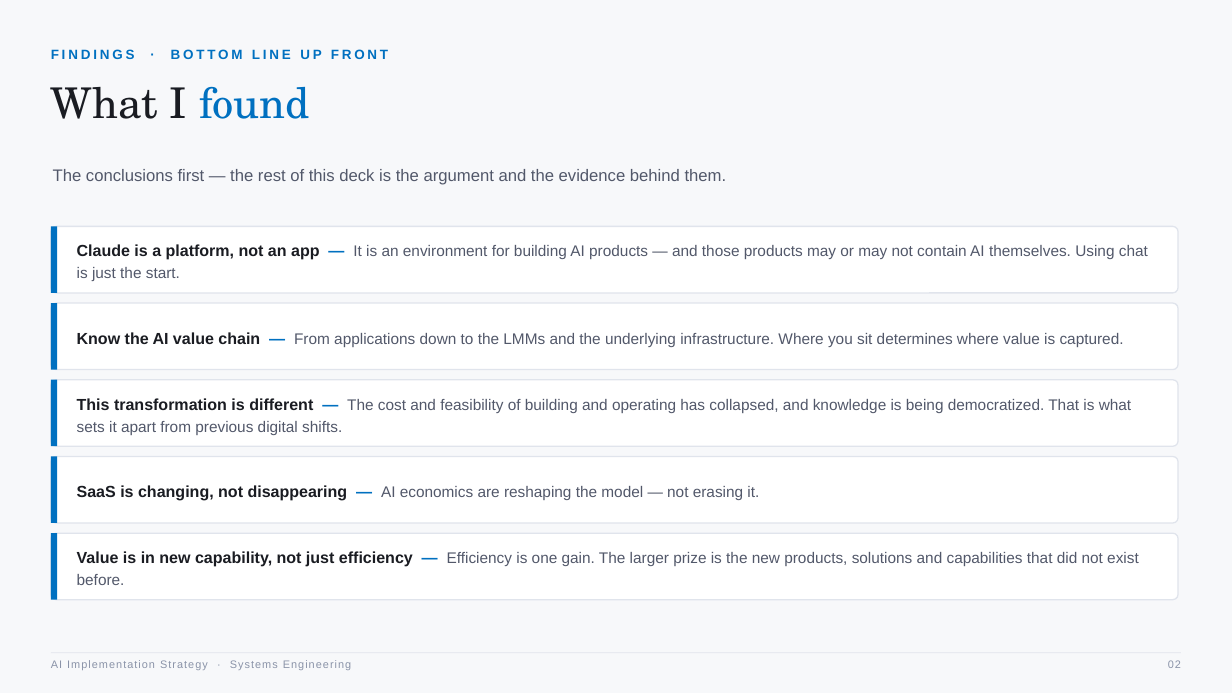
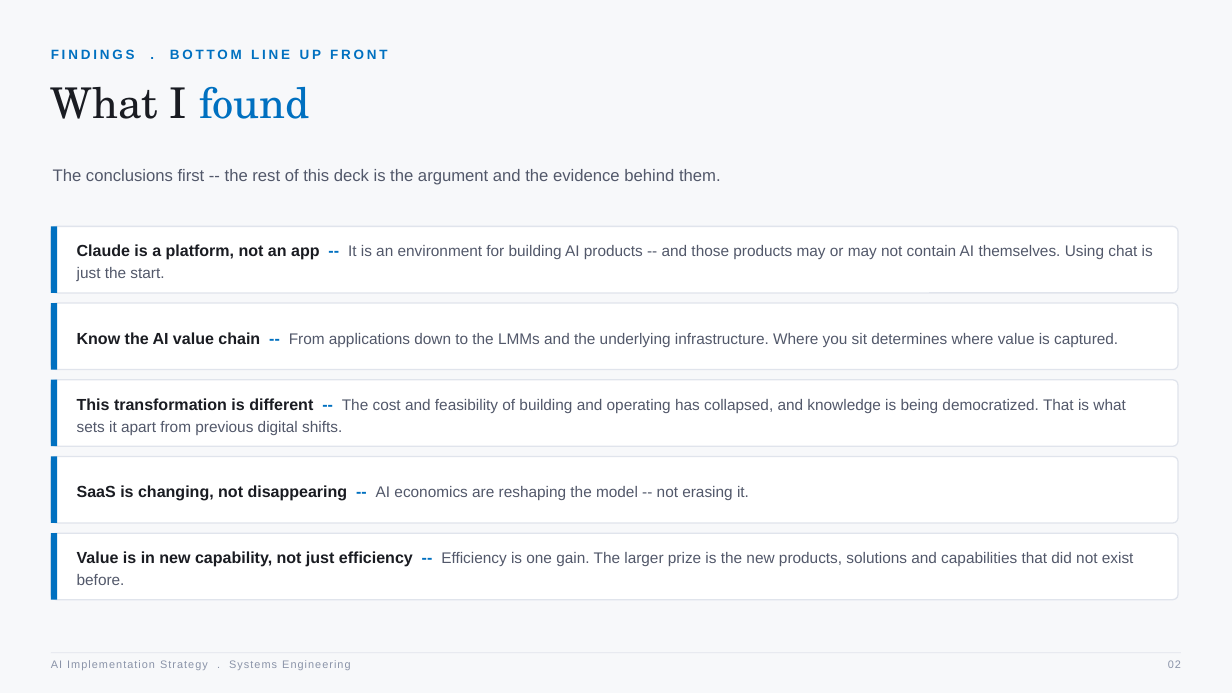
Before and after one commit to betodon96-svg/sai-workflow-app, a slide deck: slide 2 of AI_Implementation_Strategy_SE_Workshop.pptx. Drawn at 1232x693 pixels with LibreOffice and Linux fonts; fonts in the diff are those of the drawing. Boxes give left, top, right and bottom in pixels: in the first picture for what was removed or moved away, otherwise in the second. Text is boxed around its words. In the diff, an @@ line names an element or a change of style, - is before the commit and + after.

```diff
--- a/AI_Implementation_Strategy_SE_Workshop.pptx
+++ b/AI_Implementation_Strategy_SE_Workshop.pptx
@@ text at box(51, 49, 387, 59): text changed @@
-FINDINGS · BOTTOM LINE UP FRONT
+FINDINGS . BOTTOM LINE UP FRONT
@@ text at box(53, 169, 721, 185): text changed @@
-The conclusions first — the rest of this deck is the argument and the evidence behind them.
+The conclusions first -- the rest of this deck is the argument and the evidence behind them.
@@ text at box(77, 244, 1153, 281): text changed @@
-Claude is a platform, not an app — It is an environment for building AI products — and those products may or may not contain AI themselves. Using chat is just the start.
+Claude is a platform, not an app -- It is an environment for building AI products -- and those products may or may not contain AI themselves. Using chat is just the start.
@@ text at box(77, 332, 1118, 347): text changed @@
-Know the AI value chain — From applications down to the LMMs and the underlying infrastructure. Where you sit determines where value is captured.
+Know the AI value chain -- From applications down to the LMMs and the underlying infrastructure. Where you sit determines where value is captured.
@@ text at box(77, 398, 1125, 435): text changed @@
-This transformation is different — The cost and feasibility of building and operating has collapsed, and knowledge is being democratized. That is what sets it apart from previous digital shifts.
+This transformation is different -- The cost and feasibility of building and operating has collapsed, and knowledge is being democratized. That is what sets it apart from previous digital shifts.
@@ text at box(77, 485, 749, 501): text changed @@
-SaaS is changing, not disappearing — AI economics are reshaping the model — not erasing it.
+SaaS is changing, not disappearing -- AI economics are reshaping the model -- not erasing it.
@@ text at box(77, 551, 1134, 585): text changed @@
-Value is in new capability, not just efficiency — Efficiency is one gain. The larger prize is the new products, solutions and capabilities that did not exist before.
+Value is in new capability, not just efficiency -- Efficiency is one gain. The larger prize is the new products, solutions and capabilities that did not exist before.
@@ text at box(51, 660, 350, 670): text changed @@
-AI Implementation Strategy · Systems Engineering
+AI Implementation Strategy . Systems Engineering
```
Also in this commit, not shown: 19 other slides changed, 5 slides added, 1 slide removed.
